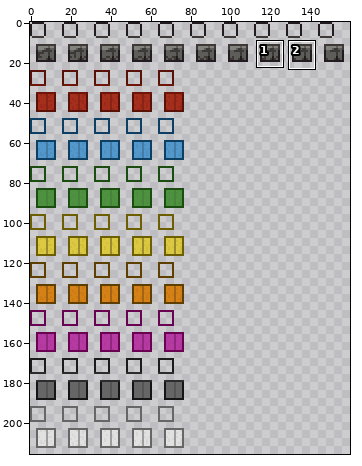
Sprite sheet: tiles/materials/ehr_quasarconcrete.png. The picture above shows the old version from afar; the outline marks the close-up.
Close-up. Before the commit:
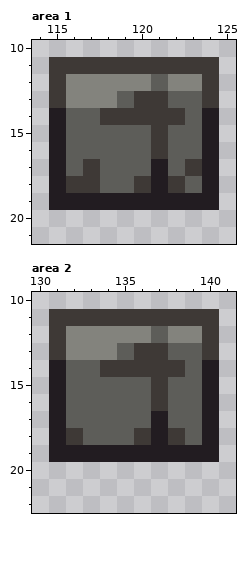
The file is 160x216 pixels. Colours within 5 levels of each other are drawn and written as one. Shown: area 1: x 114..125, y 10..21; area 2: x 130..141, y 10..22. The commit also changed other parts of the picture, which this record leaves out.
New version:
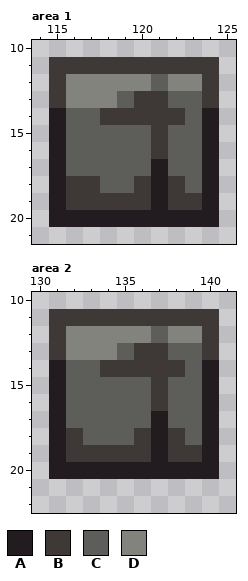
Palette (. is transparent): A #221c21  B #3e3936  C #5d5d59  D #83837d
Change:
Changed rows in their new state; - is an unchanged pixel.
Area 1:
first column x 115:
17 --C-----C-
19 -BBBBB-BB-
20 AAAAAAAAAA
Area 2:
first column x 131:
19 -BBBBB-BB-
20 AAAAAAAAAA
